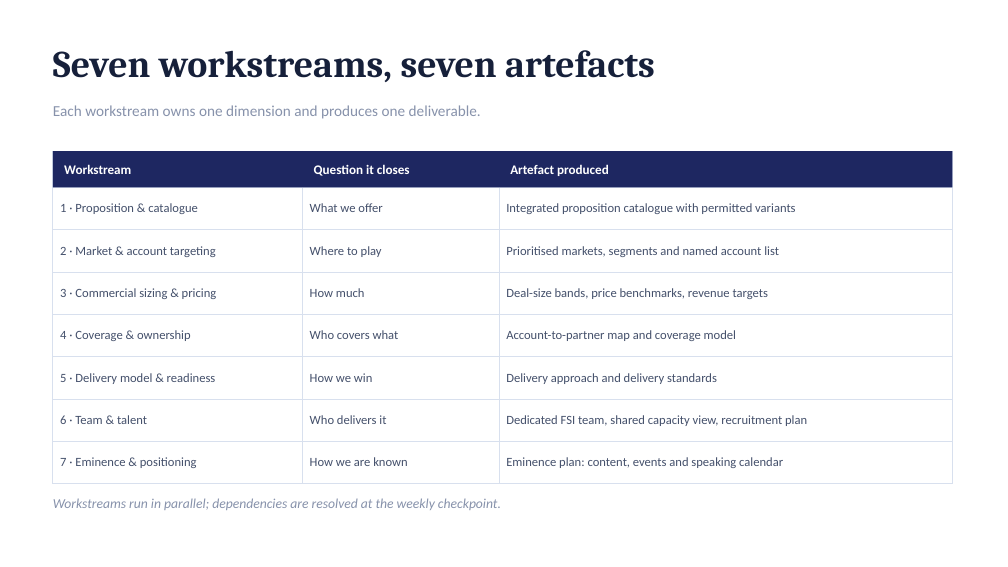
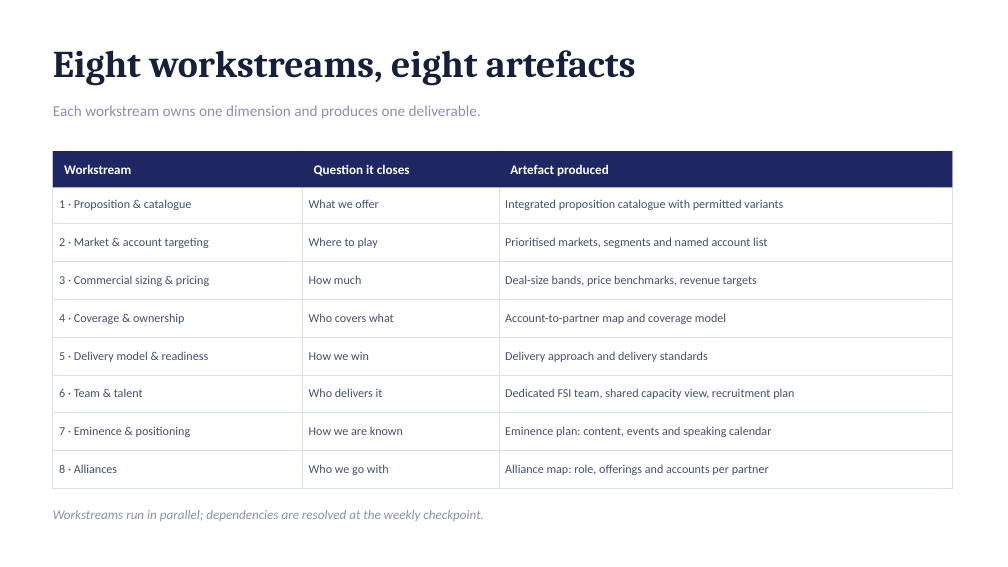
Before and after one commit to dhajjar-cyber/bae, a slide deck: slide 6 of FSI strategy/EAIND-FSI-Strategy-Development-Plan.pptx. Drawn at 1008x567 pixels with LibreOffice and Linux fonts; fonts in the diff are those of the drawing. Boxes give left, top, right and bottom in pixels: in the first picture for what was removed or moved away, otherwise in the second. Text is boxed around its words. In the diff, an @@ line names an element or a change of style, - is before the commit and + after.

```diff
--- a/FSI strategy/EAIND-FSI-Strategy-Development-Plan.pptx
+++ b/FSI strategy/EAIND-FSI-Strategy-Development-Plan.pptx
@@ text at (53, 50, 636, 86): text changed @@
-Seven workstreams, seven artefacts
+Eight workstreams, eight artefacts
@@ table at (53, 151, 953, 479) @@
+row 9: 8 · Alliances | Who we go with | Alliance map: role, offerings and accounts per partner
@@ text "Workstreams run in parallel; dependencies ...": place and size @@
-text "Workstreams run in parallel; dependencies ..." at (53, 498, 501, 510)
+text "Workstreams run in parallel; dependencies ..." at (53, 510, 484, 521)
@@ text "Workstreams run in parallel; dependencies ..." at (53, 510, 484, 521): size 13 to 12.5 pt @@
```
Also in this commit, not shown: 3 other slides changed, 1 slide added, 2 other files.
